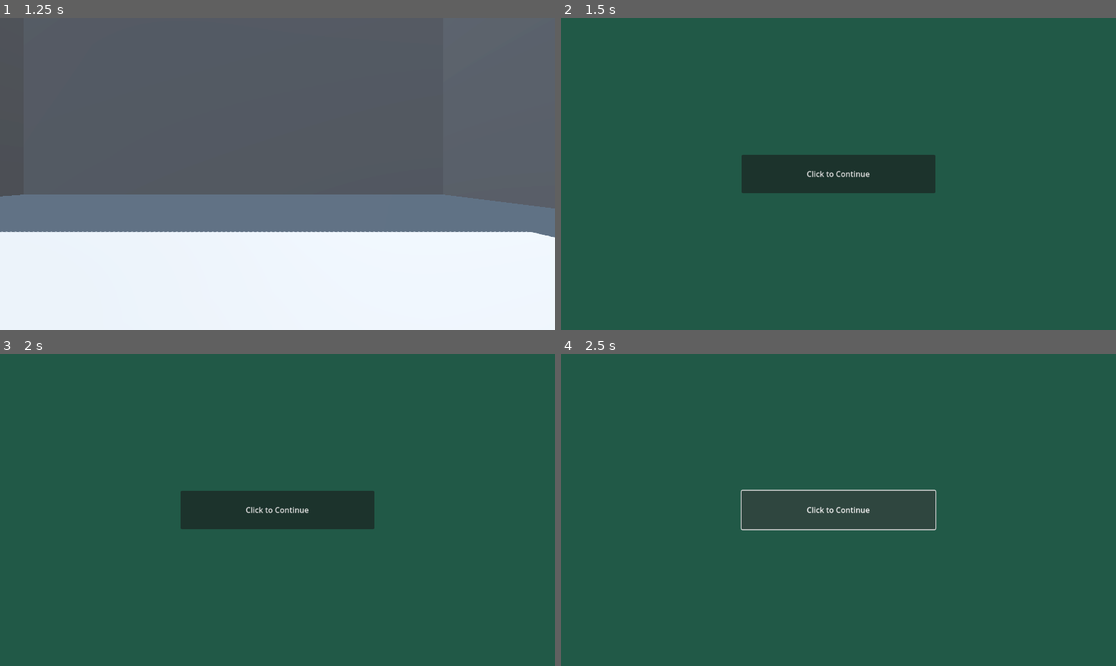
Above: before the commit, frames 1-4 (two rows, left to right).
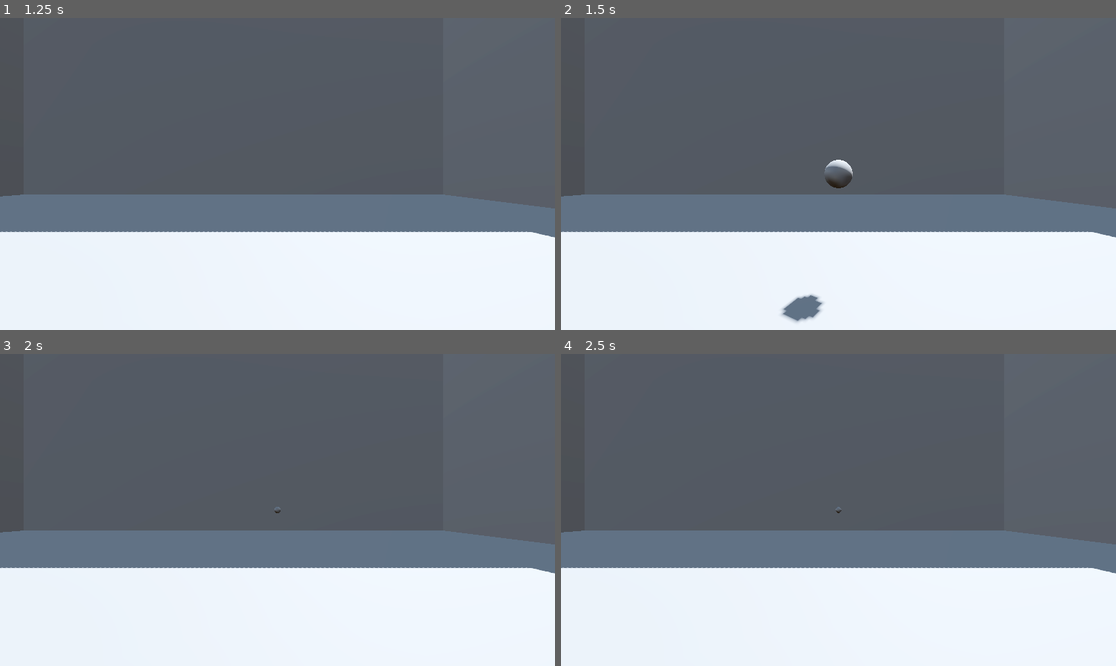
Above: after the commit, the same moments.

Repository: LeCodingOwl/split-3
Game: Godot game, scene res://menu.tscn
Two runs of this game, one before a commit and one after it. Both use one fixed random seed, a clock stepped at 60 frames per second and the inputs below.
Inputs (mouse positions are in pixels of both pictures, inside the frame that each line leads up to):
- Up to frame 1 (1.25 s): click "Play" at 0.5 s
- Up to frame 2 (1.5 s): tap Enter (ui_accept) at 1.25 s; move the mouse to (960, 158) at 1.27 s; hold Right (ui_right) from 1.28 s (still down); click (960, 158) at 1.35 s
- Up to frame 3 (2 s): keep holding Right (ui_right); tap Enter (ui_accept) at 1.52 s
- Up to frame 4 (2.5 s): release Right (ui_right) at 2 s; click (838, 510) at 2 s, where only the run before the commit has a clickable "Click to Continue"

Frame 1 is identical in both runs. In frame 2, 100% of the frame differs, in the area x 0-100%, y 0-100%; in frame 3, 100%; in frame 4, 100%.

Commit message:
fully functional turns! Time for ball physics

Diff:
--- a/Player.gd
+++ b/Player.gd
@@ -18,7 +18,6 @@
 #var direction = Vector3.ZERO
 
 func _ready():
-	turnManager = $".."
 	position.x = randi() % 18
 	position.z = randi() % 18
 	myTurn = false
@@ -44,16 +43,20 @@
 		if Input.is_action_just_pressed("Shoot"):
 			#print("Fire")
 			#spawn the bullet
+			myTurn = false
 			spawn_bullet()
-			turnManager.turnPass()
+
 func spawn_bullet():
 	var projectile = bullet_scene.instantiate()
-	#Creates a sibling on the Node3D root
 	add_sibling(projectile)
 
-	#Handle the projectile movement and direction
+	# Set the position and direction of the bullet based on the spawn point
 	projectile.transform = bullet_spawn_point.global_transform
-	projectile.linear_velocity = bullet_spawn_point.global_transform.basis.z * -1 * bullet_speed
+
+	# Set the bullet's velocity to go forward in the direction the camera is facing
+	var direction = bullet_spawn_point.global_transform.basis.z * -1  # Forward direction
+	projectile.velocity = direction * bullet_speed
+
 
 #Adds gravity to player. We may not need this
 func _physics_process(delta):
--- a/betweenMenu.tscn
+++ b/betweenMenu.tscn
@@ -36,3 +36,5 @@
 grow_vertical = 2
 action_mode = 0
 text = "Click to Continue"
+
+[connection signal="pressed" from="ColorRect/NextButton" to="." method="_on_next_button_pressed"]
--- a/models/bullet.gd
+++ b/models/bullet.gd
@@ -2,12 +2,15 @@
 
 var velocity = Vector3()
 var bounce_factor = 1.0
+
 # Called when the node enters the scene tree for the first time.
+var turnManager
+
 func _ready():
-	velocity = Vector3(10, 10, 10)
+	turnManager = $".."
 
 func _integrate_forces(state: PhysicsDirectBodyState3D):
-	#apply the velocity to the ball
+	# Apply the velocity to the bullet
 	state.linear_velocity = velocity
 
 	for collision in state.get_contact_count():
@@ -19,5 +22,9 @@
 	pass
 
 func _on_timer_timeout():
-	#Clears the bullet from the branch
+	# Clears the bullet from the branch
+	removeBullet()
+
+func removeBullet():
+	turnManager.turnPass()
 	queue_free()
--- a/models/bullet.tscn
+++ b/models/bullet.tscn
@@ -21,6 +21,7 @@
 mesh = SubResource("SphereMesh_sws8x")
 
 [node name="Timer" type="Timer" parent="."]
+wait_time = 4.522
 autostart = true
 
 [connection signal="timeout" from="Timer" to="." method="_on_timer_timeout"]
--- a/transitionMenu.gd
+++ b/transitionMenu.gd
@@ -10,3 +10,8 @@
 # Called every frame. 'delta' is the elapsed time since the previous frame.
 func _process(delta):
 	pass
+
+
+func _on_next_button_pressed():
+	$"../..".finishMenu()
+	pass # Replace with function body.
--- a/turnStateMachine.gd
+++ b/turnStateMachine.gd
@@ -42,8 +42,19 @@
 	# change the camera
 	if (whosTurn == 1):
 		p2Cam.make_current()
+		p1.myTurn = false
+		p2.myTurn = true
 		whosTurn = 2
 	else:
 		p1Cam.make_current()
+		p2.myTurn = false
+		p1.myTurn = true
 		whosTurn = 1
 	turnCounter+=1
+
+func finishMenu():
+	if ( whosTurn == 1):
+		p1.myTurn = true
+	else:
+		p2.myTurn = true
+	transition.hide()
